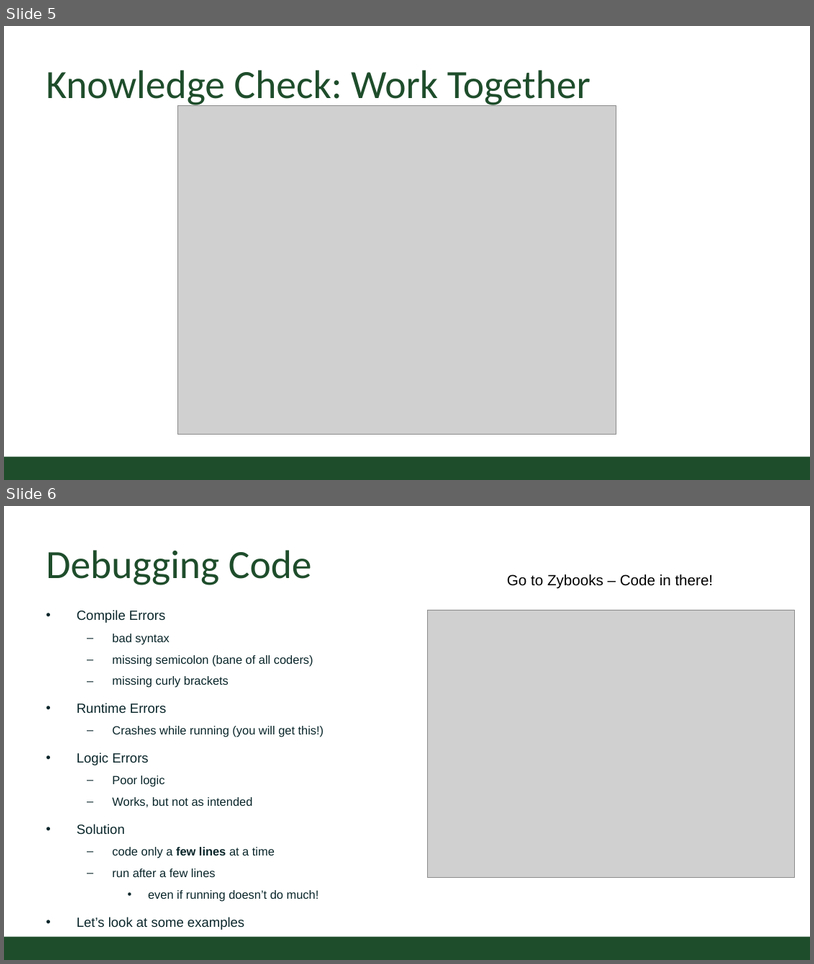
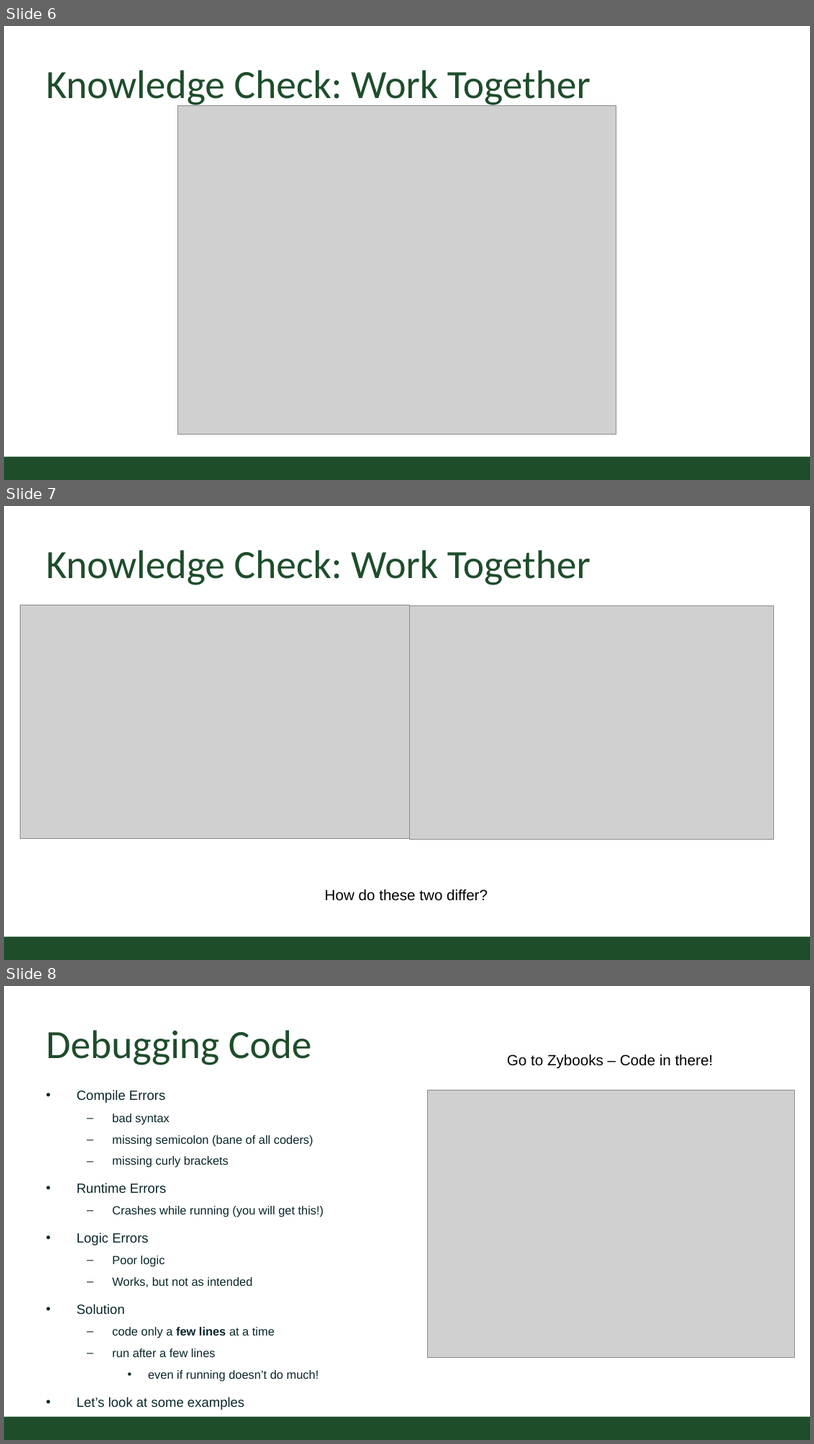
Before and after one commit to CSU-CS150/handouts, a slide deck: helpsessions/week2/strings.pptx. Shown one above the other, each under a label of ours: slides 5 and 6 before the commit, slides 6, 7 and 8 after it. The pictures are 814x964 and 814x1444 pixels, drawn with LibreOffice and Linux fonts; fonts in the diff are those of the drawing; grey boxes stand for pictures; background and template pictures are left out. Boxes give left, top, right and bottom in pixels: in the first picture for what was removed or moved away, otherwise in the second. Text is boxed around its words. In the diff, an @@ line names an element or a change of style, - is before the commit and + after.

Commit message:
updated last slide, added knowledge check slide

```diff
--- a/helpsessions/week2/strings.pptx
+++ b/helpsessions/week2/strings.pptx
@@ slide 7 added at <box>4,506,810,960</box>, background #FFFFFF; not listed: 1 template element that a slide beside it also shows @@
@@ title added at <box>46,550,591,585</box>, 54 pt, text #1E4D2B @@
+Knowledge Check: Work Together
@@ picture added at <box>20,605,410,838</box> @@
@@ picture added at <box>410,605,774,839</box> @@
@@ text added at <box>325,889,488,901</box>, 20 pt, text #000000 @@
+How do these two differ?
@@ what was slide 5 is now slide 6 @@
@@ what was slide 6 is now slide 8 @@
```
Also in this commit, not shown: 1 slide changed, 1 other slide added.
